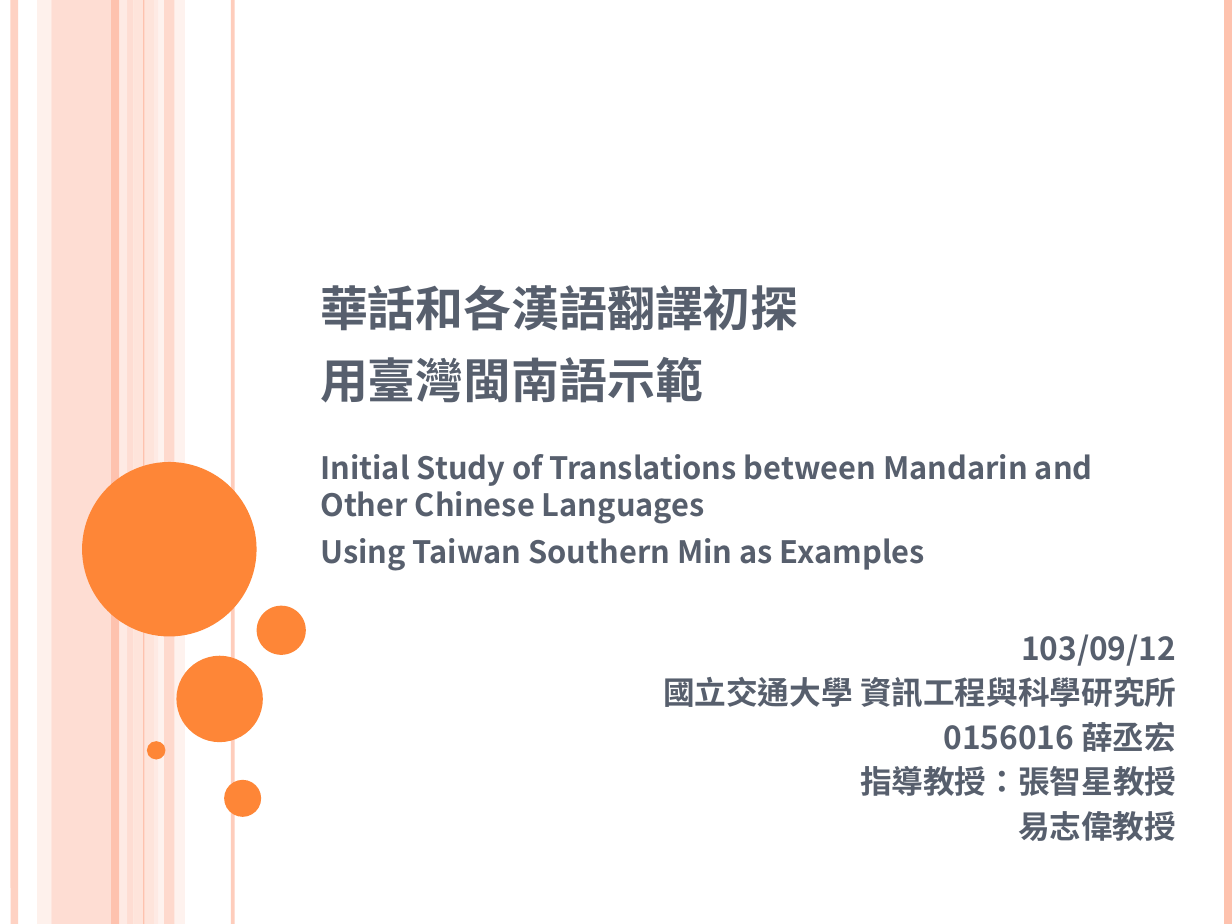
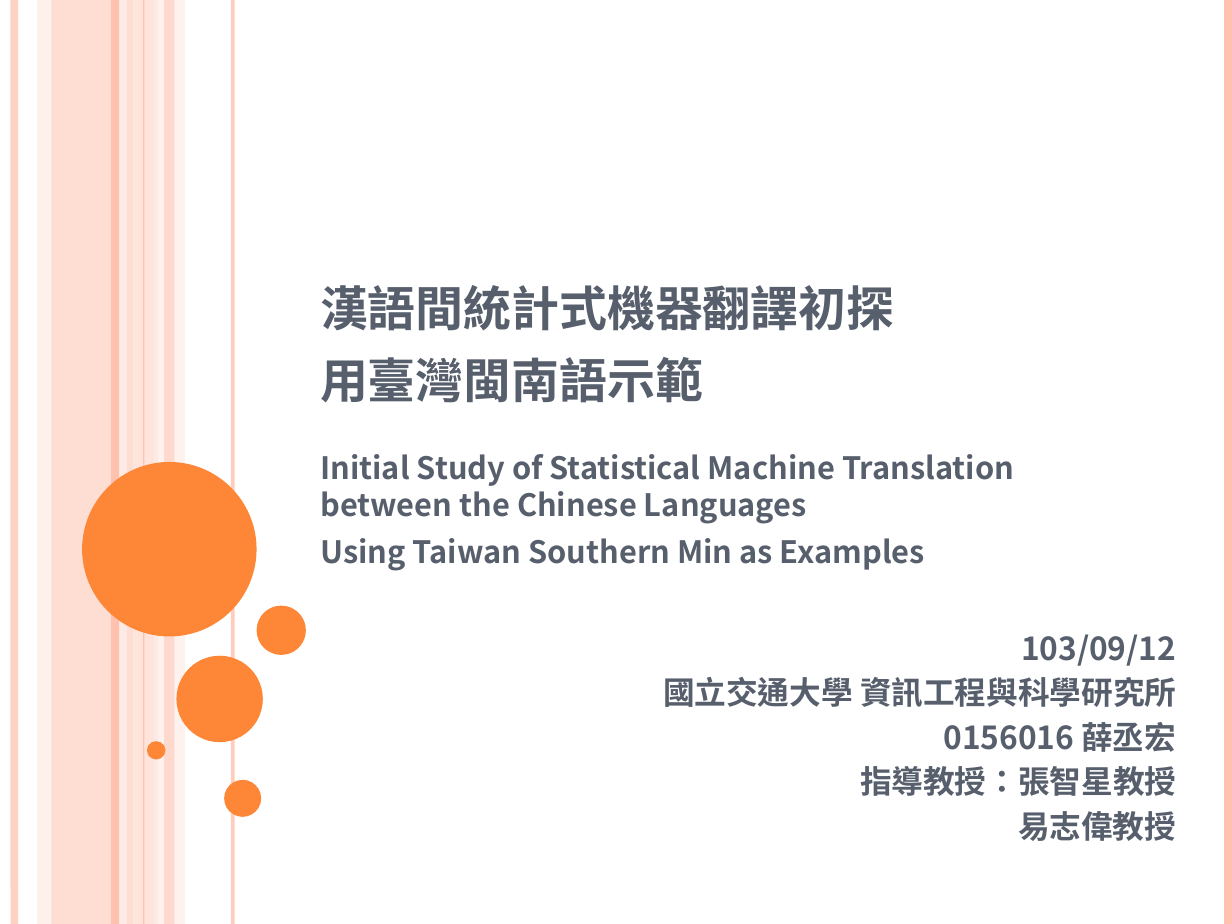
Before and after one commit to sih4sing5hong5/po3-ko3_tau5-iann2-phinn3, a slide deck: slide 1 of 翻譯報告.pptx. Drawn at 1232x924 pixels with LibreOffice and Linux fonts; fonts in the diff are those of the drawing; background and template pictures are left out. Boxes give left, top, right and bottom in pixels: in the first picture for what was removed or moved away, otherwise in the second. Text is boxed around its words. In the diff, an @@ line names an element or a change of style, - is before the commit and + after.

```diff
--- a/翻譯報告.pptx
+++ b/翻譯報告.pptx
@@ title at box(320, 285, 894, 403): text changed @@
-華話和各漢語翻譯初探
-用臺灣閩南語示範
+漢語間統計式機器翻譯初探
+用臺灣閩南語示範
@@ subtitle at box(320, 454, 1014, 524): text changed @@
-Initial Study of Translations between Mandarin and Other Chinese Languages
+Initial Study of Statistical Machine Translation between the Chinese Languages
```
Also in this commit, not shown: 15 other slides changed, 2 slides added, 2 slides removed.
